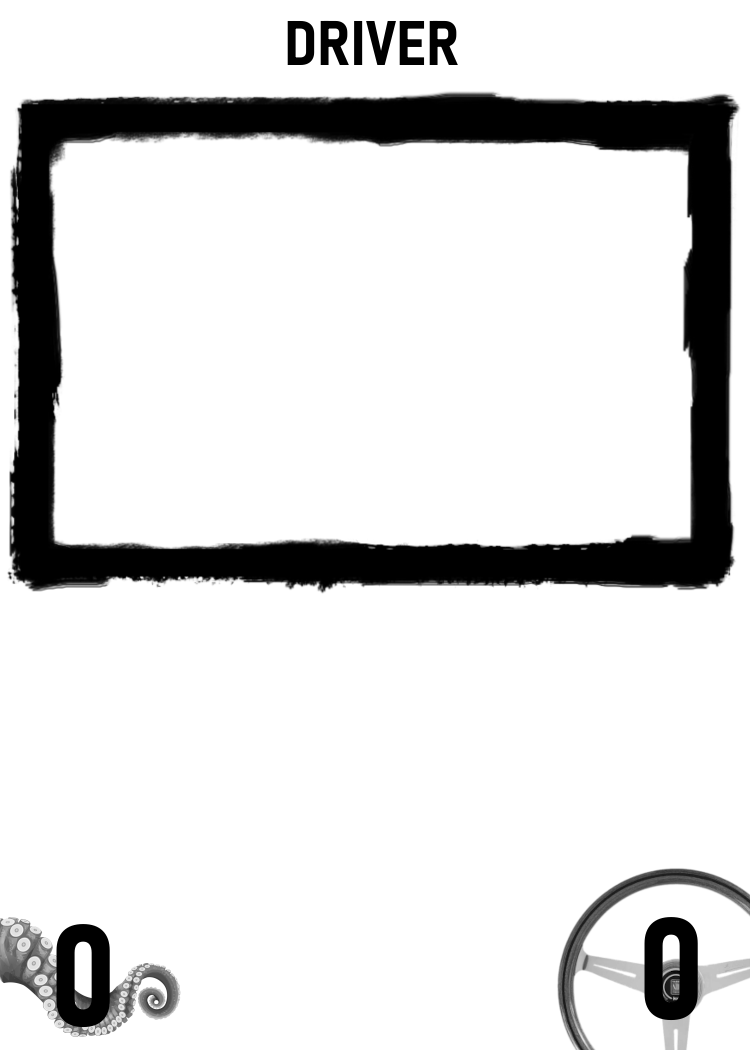
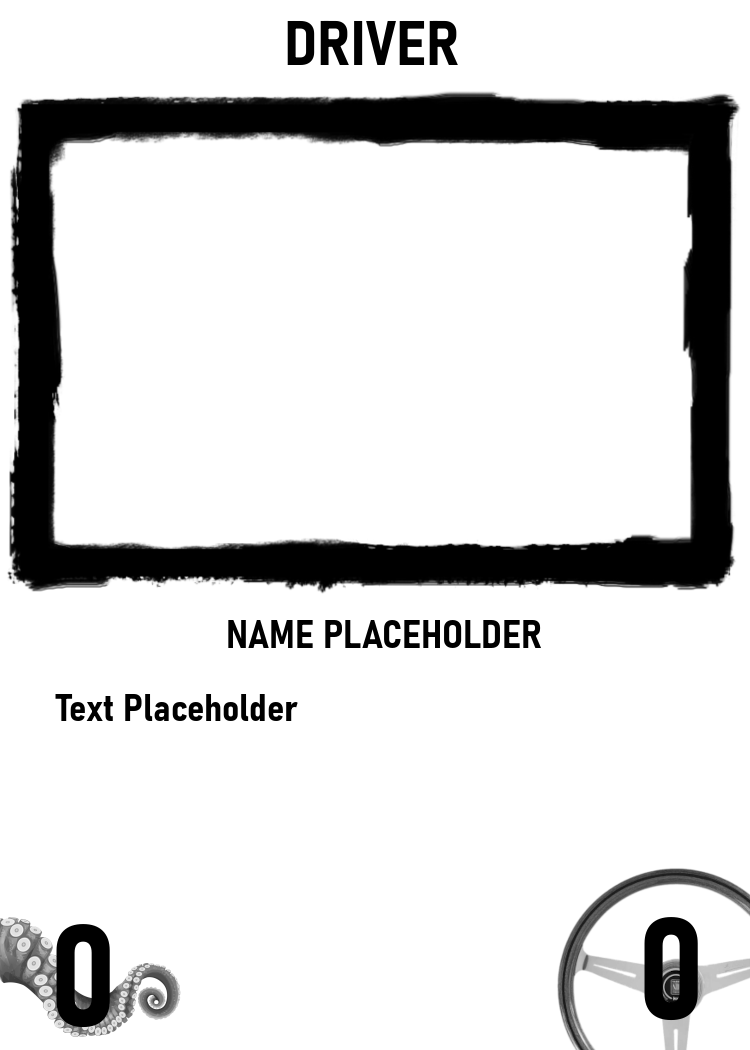
Layers edited between the first and the second 750×1050 image:
added layer "Text Placeholder" above "NAME PLACEHOLDER" over (x1=55, y1=694, x2=298, y2=721)
added layer "NAME PLACEHOLDER" above "toppng.com-old-fashioned-steering-wheel-723x724.png" over (x1=228, y1=620, x2=541, y2=648)
